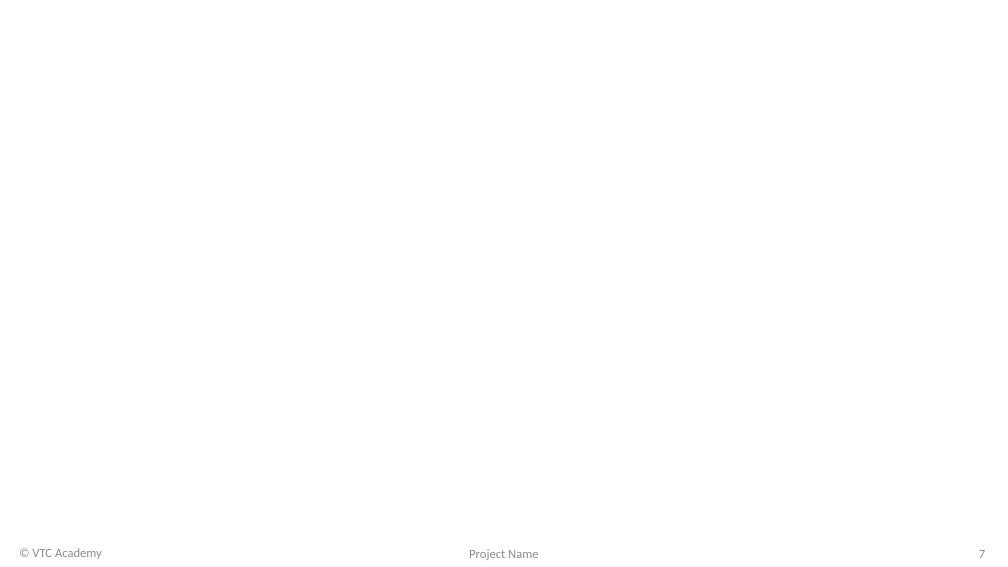
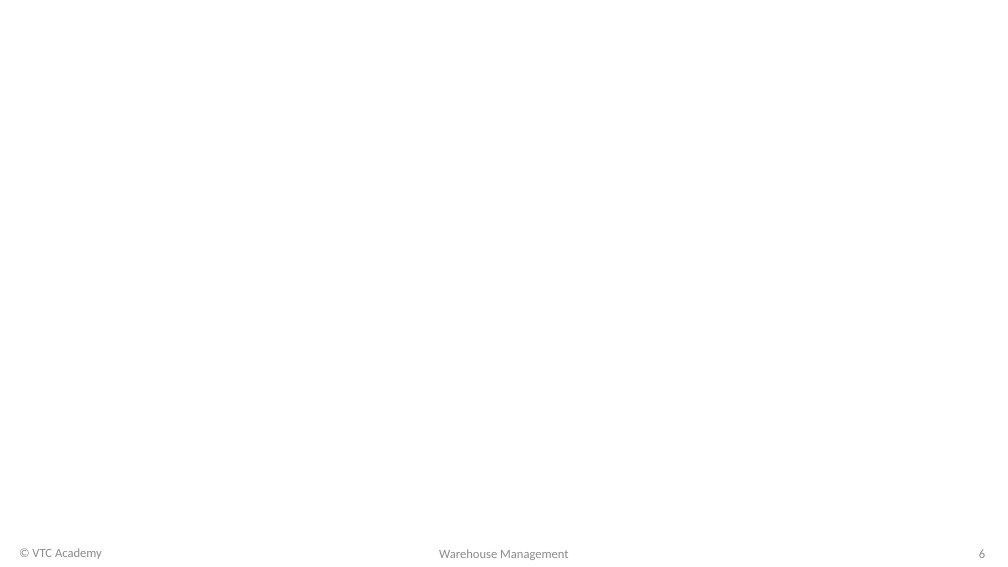
Before and after one commit to MinhMeo412/quan_ly_kho_hang, a slide deck: slide 6 of docs/ProjectReport/ProjectSlide.pptx (slide 7 before the commit). Drawn at 1008x567 pixels with LibreOffice and Linux fonts; fonts in the diff are those of the drawing; background and template pictures are left out. Boxes give left, top, right and bottom in pixels: in the first picture for what was removed or moved away, otherwise in the second. Text is boxed around its words. In the diff, an @@ line names an element or a change of style, - is before the commit and + after.

```diff
--- a/docs/ProjectReport/ProjectSlide.pptx
+++ b/docs/ProjectReport/ProjectSlide.pptx
@@ text at [439, 549, 568, 560]: text changed @@
-Project Name
+Warehouse Management
@@ page number at [979, 549, 985, 558]: text changed @@
-7
+6
```
Also in this commit, not shown: 6 other slides changed, 1 slide removed.
